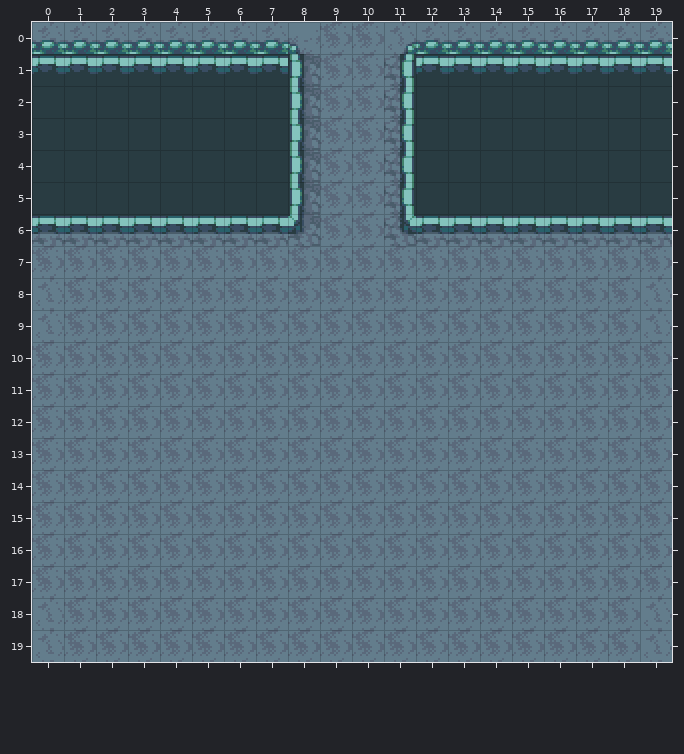
One commit to this Tiled map (JSON): assets/sea/map/3-1.json. That is the earlier state.
Cells are 16x16 px. Shown: x 0..19, y 0..19.
Now the later version:
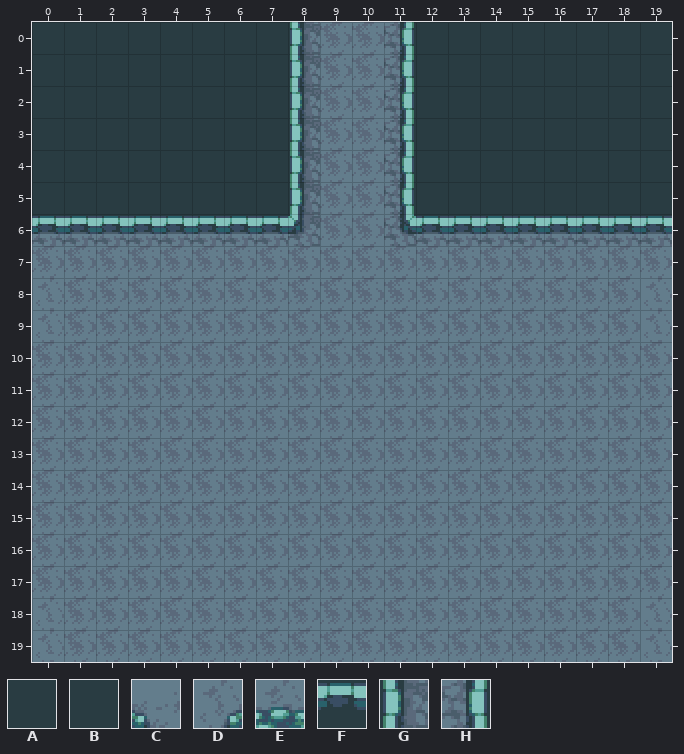
Key: from "Collisions": A 0, B 32; from "Ground": C 30, D 31, E 49, F 76, G 80, H 82.
_ is an empty cell.
See-through tiles are keyed as they look on the map.
Edits made:
Layer "Ground":
y 0: x 0..8 EEEEEEEEC -> ________G; x 11..19 DEEEEEEEE -> H________
y 1: x 0..7 FFFFFFFF -> ________; x 12..19 FFFFFFFF -> ________
Layer "Collisions":
y 0: x 7 A -> B; x 12 A -> B
y 1: x 0..6 BBBBBBB -> AAAAAAA; x 13..19 BBBBBBB -> AAAAAAA
